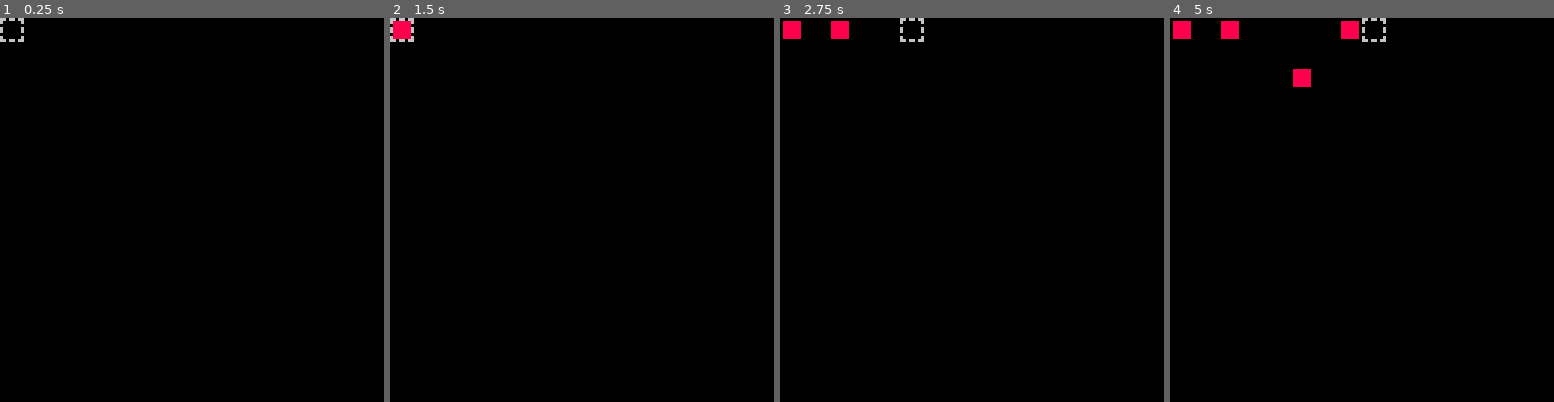
Above: before the commit, frames 1-4 (left to right).
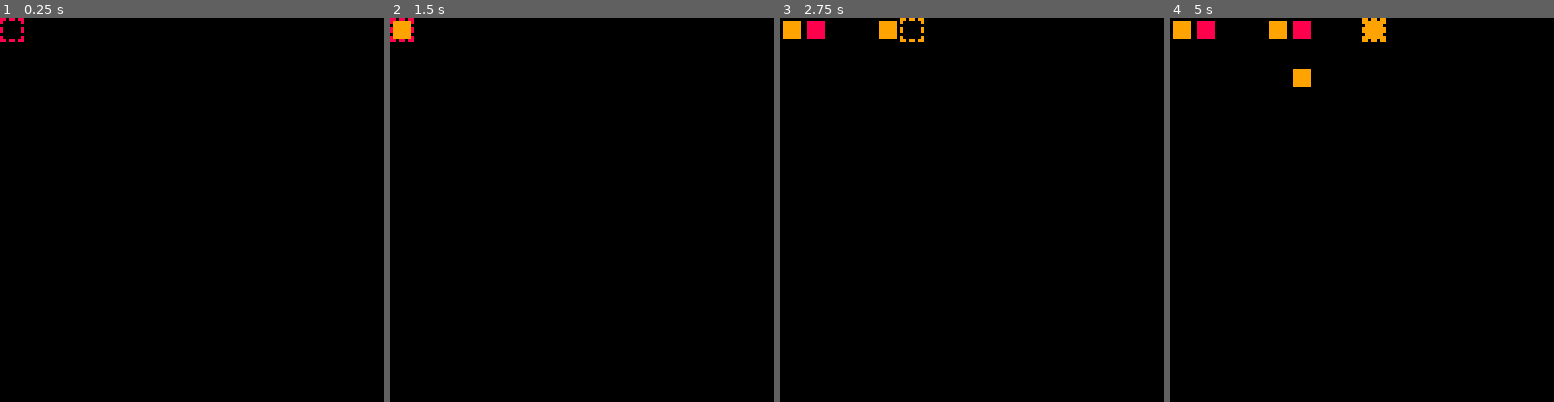
Above: after the commit, the same moments.

Repository: RobertoFreireFerrazPassos/pico8
Game: PICO-8 cartridge towerdefense.p8
Same seed, same stepped clock (60 frames per second), same inputs: the game is played once before the commit and once after it.
Inputs:
- Up to frame 1 (0.25 s): no input
- Up to frame 2 (1.5 s): tap X (X key) at 0.33, 1.07 s; tap O (Z key) at 0.7 s
- Up to frame 3 (2.75 s): hold Right 1.6-2.1 s; tap O (Z key) at 1.7, 2.1, 2.5 s; tap X (X key) at 1.85 s; hold Up 2.15-2.42 s; hold Right from 2.47 s (still down)
- Up to frame 4 (5 s): tap O (Z key) every 0.4 s from 2.9 to 4.9 s; tap X (X key) at 2.97, 4.08 s; release Right at 3.03 s; hold Left 3.08-3.58 s; hold Down 3.63-3.97 s; hold Right 4.02-4.68 s; hold Up from 4.73 s (still down)

The runs differ from the first frame. In frame 1, 0.1% of the frame differs, in the area x 0-7%, y 0-7%; in frame 2, 0.3%; in frame 3, 1.0%; in frame 4, 1.9%, in the area x 0-57%, y 0-18%.

Commit message:
add towertypes

Diff:
--- a/towerdefense.p8
+++ b/towerdefense.p8
@@ -85,32 +85,48 @@
 
 -->8
 -- objects --
+towertypes = {
+	{c=8,s=2},
+	{c=9,s=3}
+}
+
 s = class:new({
 	x=0,
 	y=0,
-	hasmoved=false,
-	addedtower=false,
+	hm=false,--hasmoved
+	at=false,--addedtower
+	ctp=false,--changedtowertype
+	tpi=1,--towertype index
 	move=function(_ENV)
 		if btn(0) then x=max(x - 8, 0) -- left
 		elseif btn(1) then x=min(x + 8, 95) -- right
 		elseif btn(2) then y=max(y - 8, 0) -- up
-		elseif btn(3) then y=min(y + 8, 95) end -- down
+		elseif btn(3) then y=min(y + 8, 119) end -- down
 	end,
 	control=function(_ENV)
-		if not hasmoved and (btn(0) or btn(1) or btn(2) or btn(3)) then
+		if not hm and (btn(0) or btn(1) or btn(2) or btn(3)) then
 			move(_ENV)
-			hasmoved=true
-			timemanager:addtimer(5,function() s.hasmoved=false end,1)
+			hm=true
+			timemanager:addtimer(5,function() s.hm=false end,1)
 		end
 
-		if not addedtower and btn(5) then
-			add(towers,t:new({x=x,y=y}))
-			addedtower=true
-			timemanager:addtimer(15,function() s.addedtower=false end,1)
+		if not at and btn(4) then
+			add(towers,t:new({x=x,y=y,s=towertypes[tpi].s}))
+			at=true
+			timemanager:addtimer(15,function() s.at=false end,1)
+		end
+
+		if not ctp and btn(5) then
+			tpi+=1
+			if tpi>#towertypes then tpi=1 end
+			ctp=true
+			timemanager:addtimer(10,function() s.ctp=false end,1)
 		end
 	end,
 	draw=function(_ENV)
+		pal(6,towertypes[tpi].c)
 		spr(1,x,y)
+		pal()
 	end
 })
 
@@ -119,7 +135,7 @@
 t = class:new({
 	x=0,
 	y=0,
-	s=2,
+	s=0,
 	control=function(_ENV)
 
 	end,
@@ -129,10 +145,10 @@
 })
 __gfx__
 00000000660660660000000000000000000000000000000000000000000000000000000000000000000000000000000000000000000000000000000000000000
-00000000600000060888888000000000000000000000000000000000000000000000000000000000000000000000000000000000000000000000000000000000
-00700700000000000888888000000000000000000000000000000000000000000000000000000000000000000000000000000000000000000000000000000000
-00077000600000060888888000000000000000000000000000000000000000000000000000000000000000000000000000000000000000000000000000000000
-00077000600000060888888000000000000000000000000000000000000000000000000000000000000000000000000000000000000000000000000000000000
-00700700000000000888888000000000000000000000000000000000000000000000000000000000000000000000000000000000000000000000000000000000
-00000000600000060888888000000000000000000000000000000000000000000000000000000000000000000000000000000000000000000000000000000000
+00000000600000060888888009999990000000000000000000000000000000000000000000000000000000000000000000000000000000000000000000000000
+00700700000000000888888009999990000000000000000000000000000000000000000000000000000000000000000000000000000000000000000000000000
+00077000600000060888888009999990000000000000000000000000000000000000000000000000000000000000000000000000000000000000000000000000
+00077000600000060888888009999990000000000000000000000000000000000000000000000000000000000000000000000000000000000000000000000000
+00700700000000000888888009999990000000000000000000000000000000000000000000000000000000000000000000000000000000000000000000000000
+00000000600000060888888009999990000000000000000000000000000000000000000000000000000000000000000000000000000000000000000000000000
 00000000660660660000000000000000000000000000000000000000000000000000000000000000000000000000000000000000000000000000000000000000
